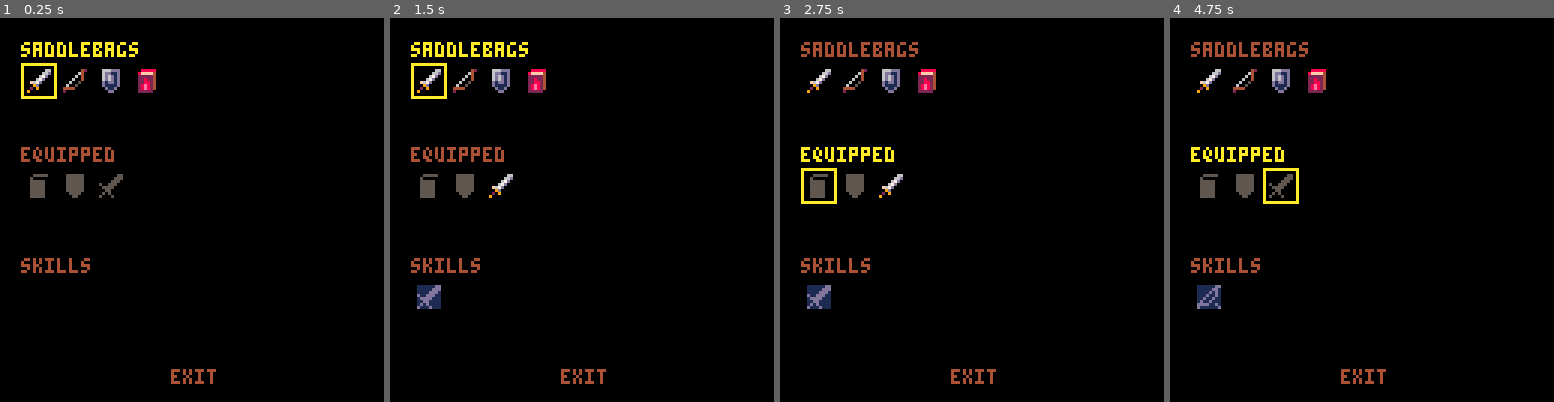
Above: before the commit, frames 1-4 (left to right).
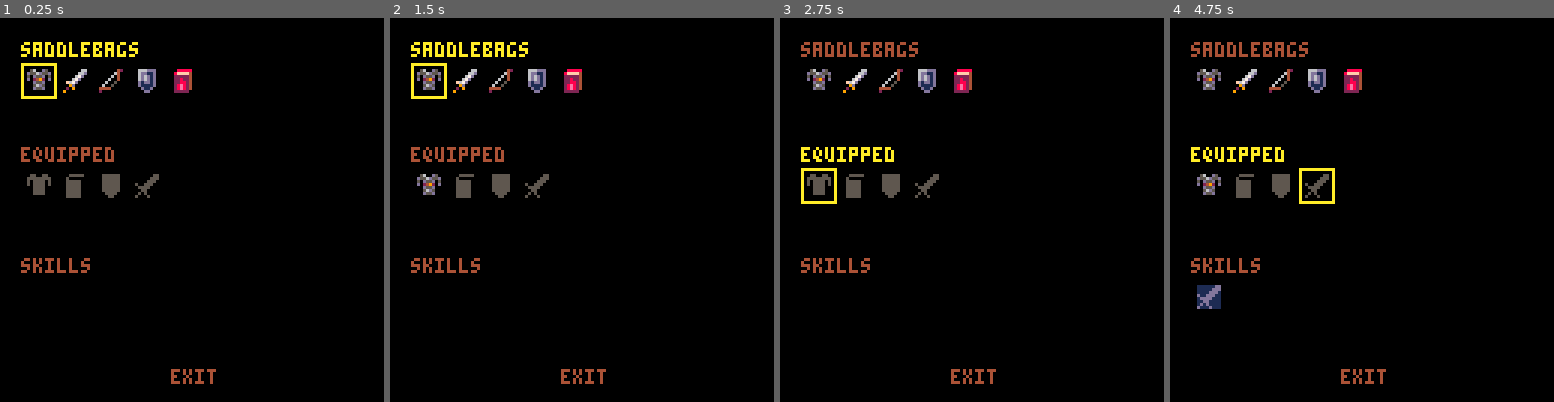
Above: after the commit, the same moments.

Repository: ironchestgames/pico-8-carts
Game: PICO-8 cartridge epicevilender.p8
Same seed, same stepped clock (60 frames per second), same inputs: the game is played once before the commit and once after it.
Inputs:
- Up to frame 1 (0.25 s): no input
- Up to frame 2 (1.5 s): tap O (Z key) at 0.33, 0.7, 1.43 s; tap X (X key) at 1.07 s
- Up to frame 3 (2.75 s): hold Left 1.97-2.37 s; tap X (X key) at 2.07, 2.4, 2.73 s; tap O (Z key) at 2.22 s; hold Down from 2.42 s (still down)
- Up to frame 4 (4.75 s): release Down at 2.82 s; hold Right 2.87-3.53 s; tap X (X key) every 0.33 s from 3.07 to 4.73 s; tap O (Z key) at 3.1, 3.98 s; hold Up 3.58-4.08 s; hold Right 4.13-4.53 s; hold Down from 4.58 s (still down)

The runs differ from the first frame. In frame 1, 1.8% of the frame differs, in the area x 7-50%, y 13-47%; in frame 2, 2.3%; in frame 3, 2.3%; in frame 4, 2.5%, in the area x 7-50%, y 13-76%.

Commit message:
epicevilender - add ringmail item

Diff:
--- a/epicevilender.p8
+++ b/epicevilender.p8
@@ -509,6 +509,19 @@
   moving={{35,9,5,5, -2,-3}},
   attacking={{35,9,5,5, -2,-3}},
   recovering={{35,9,5,5, -2,-3}},
+ },
+}
+
+ringmail={
+ class='armor',
+ sprite=43,
+ armor=1,
+ frames={
+  currentframe=1,
+  idling={{9,9,1,1, 0,0}},
+  moving={{9,9,1,1, 0,0}},
+  attacking={{9,9,1,1, 0,0},{9,9,1,1, 0,0}},
+  recovering={{9,9,1,1, 0,0}},
  },
 }
 
@@ -1736,6 +1749,7 @@
 local equipped={}
 local availableskills={}
 local equipslots={
+ {'armor',11},
  {'book',13},
  {'offhand',12},
  {'weapon',15},
@@ -1751,6 +1765,7 @@
 
  -- init inventory
  inventory={
+  ringmail,
   sword,
   bow,
   shield,
@@ -1971,13 +1986,13 @@
 
 
 __gfx__
-11111111111111110000005501111000011110000000000000000000000000000000000000000000000000000000000005555550005555500000005500000055
-11111111111111110005515511111111111111110050050000000000000000000000000000000000000000000000000005555550050000000000055000000555
-00000000111111115515515511000011110000110055550000000000000000000000000000000000000000000000000005555550055555000000505000005550
-01101111111111115515515500111100001111000050050000000000000000000000000000000000000000000000000005555550055555000005005050055500
-01001100111111115515511111010110111111110155551000000000000000000000000000000000000000000000000005555550055555000050050005555000
-00000000111111115511111111010110000000111050050100000000000000000000000000000000000000000000000005555550055555000500500000550000
-11011011111111111111111110110101111111000111111000000000000000000000000000000000000000000000000000555500055555005555000005050000
+11111111111111110000005501111000011110000000000000000000000000000000000000000000000000000550055005555550005555500000005500000055
+11111111111111110005515511111111111111110050050000000000000000000000000000000000000000005555555505555550050000000000055000000555
+00000000111111115515515511000011110000110055550000000000000000000000000000000000000000005055550505555550055555000000505000005550
+01101111111111115515515500111100001111000050050000000000000000000000000000000000000000005055550505555550055555000005005050055500
+01001100111111115515511111010110111111110155551000000000000000000000000000000000000000000055550005555550055555000050050005555000
+00000000111111115511111111010110000000111050050100000000000000000000000000000000000000000055550005555550055555000500500000550000
+11011011111111111111111110110101111111000111111000000000000000000000000000000000000000000055550000555500055555005555000005050000
 10010011111111110000000010101101100001110000000000000000000000000000000000000000000000000000000000055000055555005000000050005000
 0000000000000000000000000000000000000000000000000000000000000000000000000000000000000000000000000000000011111111111111dd111111dd
 000000000111111166111111111141111111111100000000000000000000000000000000000000000000000000000000000000001111111111111dd111111ddd
@@ -1987,13 +2002,13 @@
 5050505051111111111111111111111111111111000000000000000000000000000000000000000000000000000000000000000011111dd11d11d11111dd1111
 0000000000000000000000000000000000000000000000000000000000000000000000000000000000000000000000000000000011111111dddd11d11d1d1111
 000000000dd00000000020002000000002005050500000000000000000000000000000000000000000000000000000000000000011111111d111111dd111d111
-060d060d06600600000602060206200060205555550000000000000000000000000000000000000000000000000000000666ddd0008888800000004200000066
-666d666d6600666dd006620662666206662005050500000000000000000000000000000000000000000000000000000006dd11d008ffff40000006400000066d
-06000600060006000006200620062000602000000000000000000000000000000000000000000000000000000000000006d6d1d00222224000006040000067d0
-60600600606060600060600600606006060000000000000000000000000000000000000000000000000000000000000006d6d1d0022822400006004000067d00
-07000070777700007777077777000070000700888007770ee044044400000000000000000000000000000000000000000d1dd1d002288240006005000f67d000
-00700700007770077700777777770700000078888877777ee000404040000000000000000000000000000000000000000d1111d0028e824006005000009d0000
-00700700000777777000700000007700000078888877777000000000000000000000000000000000000000000000000000d11d00028e82404444000002090000
+060d060d0660060000060206020620006020555555000000000000000000000000000000000000000000000005600d500666ddd0008888800000004200000066
+666d666d6600666dd00662066266620666200505050000000000000000000000000000000000000000000000d556d55d06dd11d008ffff40000006400000066d
+060006000600060000062006200620006020000000000000000000000000000000000000000000000000000050d55d0506d6d1d00222224000006040000067d0
+6060060060606060006060060060600606000000000000000000000000000000000000000000000000000000d024920d06d6d1d0022822400006004000067d00
+07000070777700007777077777000070000700888007770ee04404440000000000000000000000000000000000d55d000d1dd1d002288240006005000f67d000
+00700700007770077700777777770700000078888877777ee0004040400000000000000000000000000000000056d5000d1111d0028e824006005000009d0000
+007007000007777770007000000077000000788888777770000000000000000000000000000000000000000000d55d0000d11d00028e82404444000002090000
 007777000007700770007000000077700007788888777770000000000000000000000000000000000000000000000000000dd000022222002000000090000000
 00777700000000000000777777770777777770888007770000000000000000000000000000000000000000000000000000000000000000000000000000000000
 07777770000000000000077777000077777700000000000000000000000000000000000000000000000000000000000000000000000000000000000000000000
